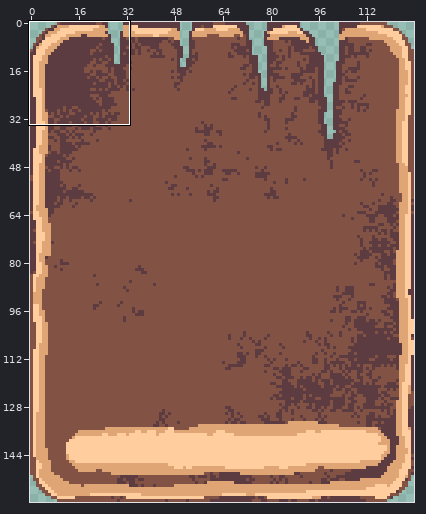
Two versions of one pixel-art file, lockdeck/assets/card/card torn betweens.aseprite. Above: a wide view before the commit, with the close-up outlined.
Close-up. Before the commit:
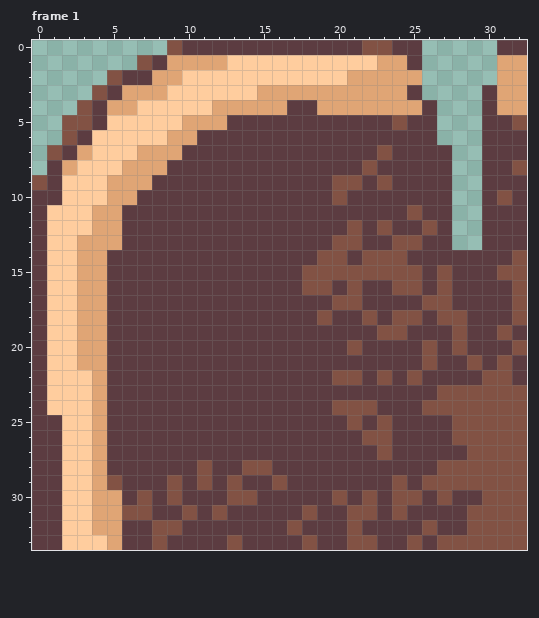
128x160 pixels, 2 frames. Shown: frame 1: x 0..32, y 0..33.
The same view after the edit:
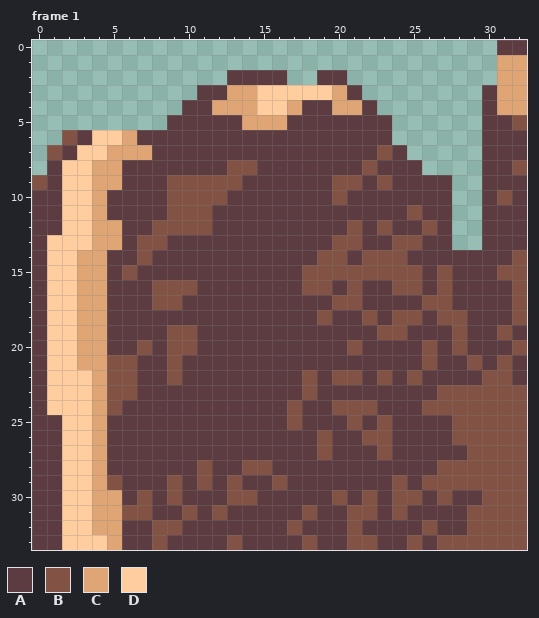
Palette (. is transparent): A #5c3c41  B #825244  C #e0a575  D #ffcd9e
The edit:
--- frame 1, layers "outline", "background"
@@ x 0..32 @@
- 0 .........BAAAAAAAAAAAABBAA.....AA
- 1 .......BACCCCDDDDDDDDDDCCA.....CC
- 2 .....BAACCDDDDDDDDDDDCCCCC.....CC
- 3 ....BACCCDDDDDDCCCCCCCCCCA....ACC
- 4 ...BACCDDDDDCCCCCAACCCCCCCA...ACC
- 5 ..BBADDDDDCCCAAAAAAAAAAABAA...AAB
- 6 ..BADDDDDCCAAAAAAAAAAAAAAAA...AAA
- 7 .BACDDDCCCAAAAAAAAAAAAABAAAA..AAA
- 8 .ACDDDCCCAAAAAAAAAAAAABAAAAA..AAB
- 9 BADDDCCCAAAAAAAAAAAABBABAAAA..AAA
-10 AADDDCCAAAAAAAAAAAAABAAAAAAA..ABA
-11 ADDDCCAAAAAAAAAAAAAAAAAAABAA..AAA
-12 ADDDCCAAAAAAAAAAAAAAABABAABA..AAA
-13 ADDCCCAAAAAAAAAAAAAABBAABBAA..AAA
-14 ADDCCAAAAAAAAAAAAAABBABBBAAAAAAAB
-15 ADDCCAAAAAAAAAAAAABBBBBBBBABAAABB
-16 ADDCCAAAAAAAAAAAAABBABAABBABAAAAB
-17 ADDCCAAAAAAAAAAAAAAABBAAAABBAAAAB
+ 0 ...............................AA
+ 1 ...............................CC
+ 2 .............AAAA..AA..........CC
+ 3 ...........AACCDDDDDCA........ACC
+ 4 ..........AACCCDDCAACCA.......ACC
+ 5 .........AAAAACCCAAAAAAA......AAB
+ 6 ..BADDCAAAAAAAAAAAAAAAAA......AAA
+ 7 .BADDCCCAAAAAAAAAAAAAAABA.....AAA
+ 8 .ADDCCAAAAAAABBAAAAAAABAAA....AAB
+ 9 BADDCCAAABBBBBAAAAAABBABAAAA..AAA
+10 AADDCAAAABBBBAAAAAAABAAAAAAA..ABA
+11 AADDCAAAABBBAAAAAAAAAAAAABAA..AAA
+12 AADDCCAABBBBAAAAAAAAABABAABA..AAA
+13 ADDDCCABBAAAAAAAAAAABBAABBAA..AAA
+14 ADDCCAABAAAAAAAAAAABBABBBAAAAAAAB
+15 ADDCCABAAAAAAAAAAABBBBBBBBABAAABB
+16 ADDCCAAABBBAAAAAAABBABAABBABAAAAB
+17 ADDCCAAABBAAAAAAAAAABBAAAABBAAAAB
 18 ADDCCAAAAAAAAAAAAAABAABABBABBAAAB
-19 ADDCCAAAAAAAAAAAAAAAAAABBAAABAABA
-20 ADDCCAAAAAAAAAAAAAAAABAAAABABAAAB
-21 ADDCCAAAAAAAAAAAAAAAAAAAAABAABABA
-22 ADDDCAAAAAAAAAAAAAAABBABABAAAABBA
-23 ADDDCAAAAAAAAAAAAAAAAAAAAAABBBBBB
-24 ADDDCAAAAAAAAAAAAAAABBBAAABBBBBBB
-25 AADDCAAAAAAAAAAAAAAAABABAAAABBBBB
-26 AADDCAAAAAAAAAAAAAAAAABBAAAABBBBB
-27 AADDCAAAAAAAAAAAAAAAAAABAAAAABBBB
+19 ADDCCAAAABBAAAAAAAAAAAABBAAABAABA
+20 ADDCCAABABBAAAAAAAAAABAAAABABAAAB
+21 ADDCCBBAABAAAAAAAAAAAAAAAABAABABA
+22 ADDDCBBAABAAAAAAAABABBABABAAAABBA
+23 ADDDCBBAAAAAAAAAAABAAAAAAAABBBBBB
+24 ADDDCBAAAAAAAAAAABAABBBAAABBBBBBB
+25 AADDCAAAAAAAAAAAABAAABABAAAABBBBB
+26 AADDCAAAAAAAAAAAAAABAABBAAAABBBBB
+27 AADDCAAAAAAAAAAAAAABAAABAAAAABBBB
 28 AADDCAAAAAABAABBAAAAAAAAAAABBBBBB
Changed places in both close-ups, as pixel boxes (x1, y1, x2, y2):
changed: (47, 40, 452, 460)
